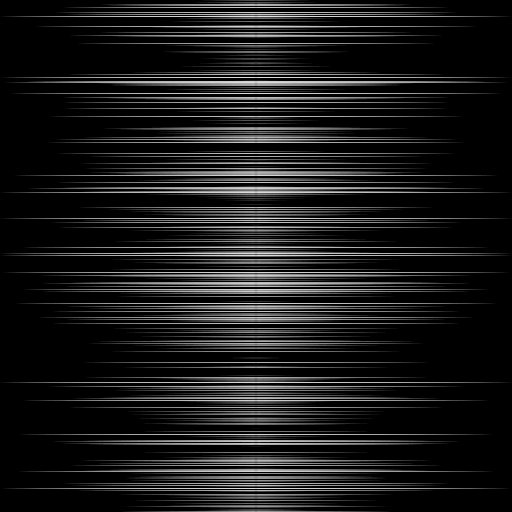
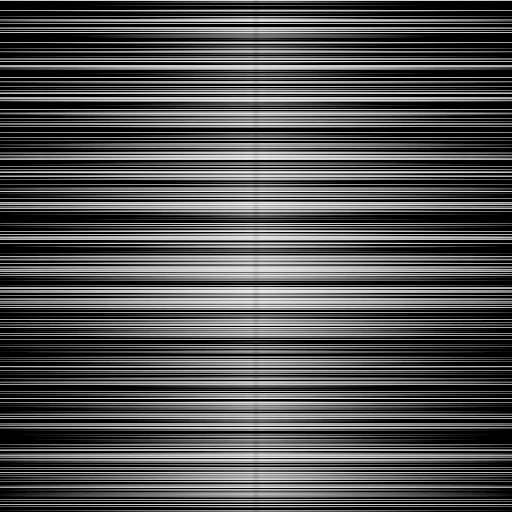
Revision of a layered (512, 512) image; what changed, layer by layer:
removed layer "Calque 1 copie 5" over bbox(0, 0, 512, 512)
removed layer "Calque 1 copie 4" over bbox(0, 0, 512, 512)
removed layer "Calque 1 copie 3" over bbox(0, 0, 512, 512)
removed layer "Calque 1 copie 2" over bbox(0, 0, 512, 512)
painted on "Calque 1" over bbox(0, 0, 512, 512)
